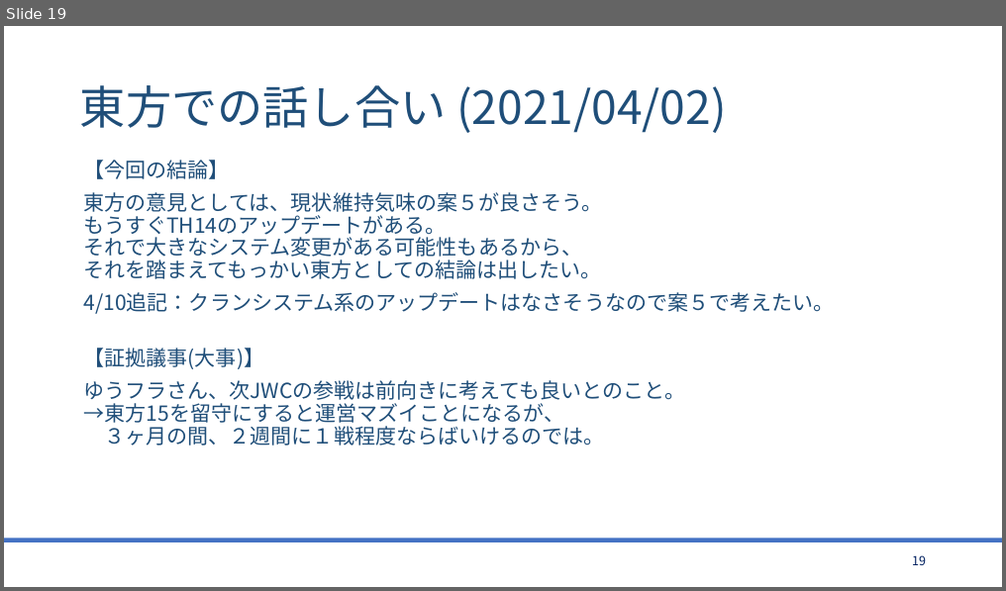
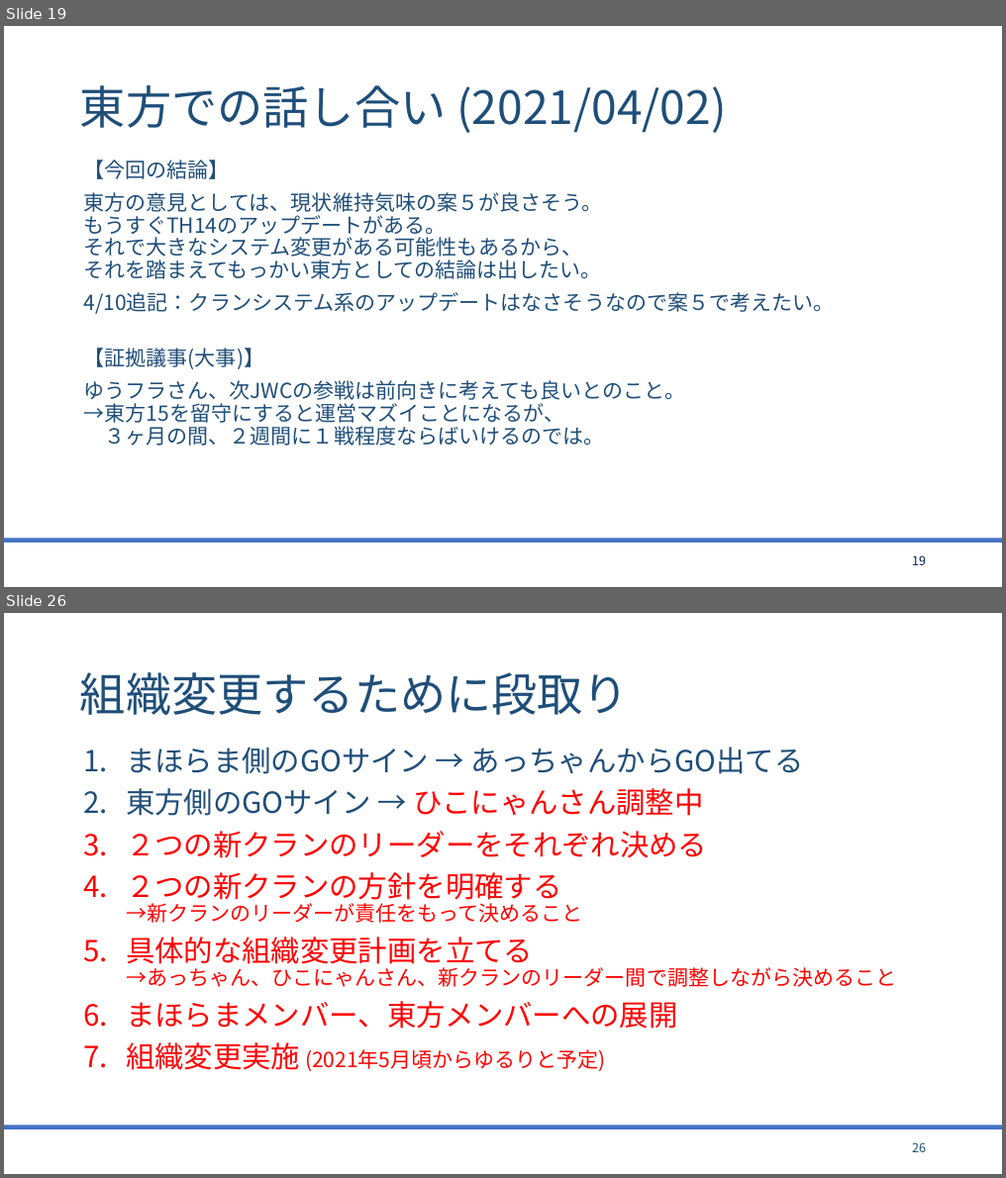
Before and after one commit to bigtreeCoC/documents, a slide deck: 東方とまほらまの今後について.pptx. Shown one above the other, each under a label of ours: slide 19 before the commit, slides 19 and 26 after it; the slides between them are not shown. The pictures are 1006x591 and 1006x1178 pixels, drawn with LibreOffice and Linux fonts; fonts in the diff are those of the drawing. Boxes give left, top, right and bottom in pixels: in the first picture for what was removed or moved away, otherwise in the second. Text is boxed around its words. In the diff, an @@ line names an element or a change of style, - is before the commit and + after.

Commit message:
東方とまほらま(3版)

```diff
--- a/東方とまほらまの今後について.pptx
+++ b/東方とまほらまの今後について.pptx
@@ slide 26 added at [4, 613, 1002, 1174], background #FFFFFF; not listed: 1 template element that a slide beside it also shows @@
@@ title added at [80, 672, 629, 715], 44 pt, text #1F4E79 @@
+組織変更するために段取り
@@ text added at [126, 747, 896, 1071], 28 pt, text #FF0000 @@
+1. まほらま側のGOサイン → あっちゃんからGO出てる
+2. 東方側のGOサイン → ひこにゃんさん調整中
+3. ２つの新クランのリーダーをそれぞれ決める
+4. ２つの新クランの方針を明確する
+   →新クランのリーダーが責任をもって決めること
+5. 具体的な組織変更計画を立てる
+   →あっちゃん、ひこにゃんさん、新クランのリーダー間で調整しながら決めること
+6. まほらまメンバー、東方メンバーへの展開
+7. 組織変更実施 (2021年5月頃からゆるりと予定)
@@ page number added at [912, 1143, 926, 1153], 12 pt, text #1F4E79 @@
+26
```
Also in this commit, not shown: 10 slides changed, 7 other slides added, 1 other file.
